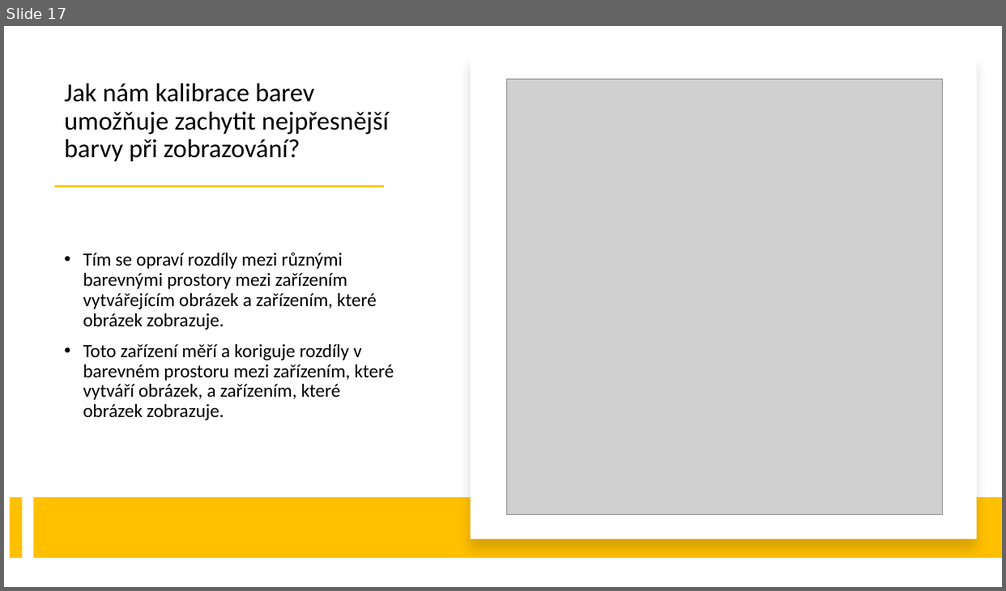
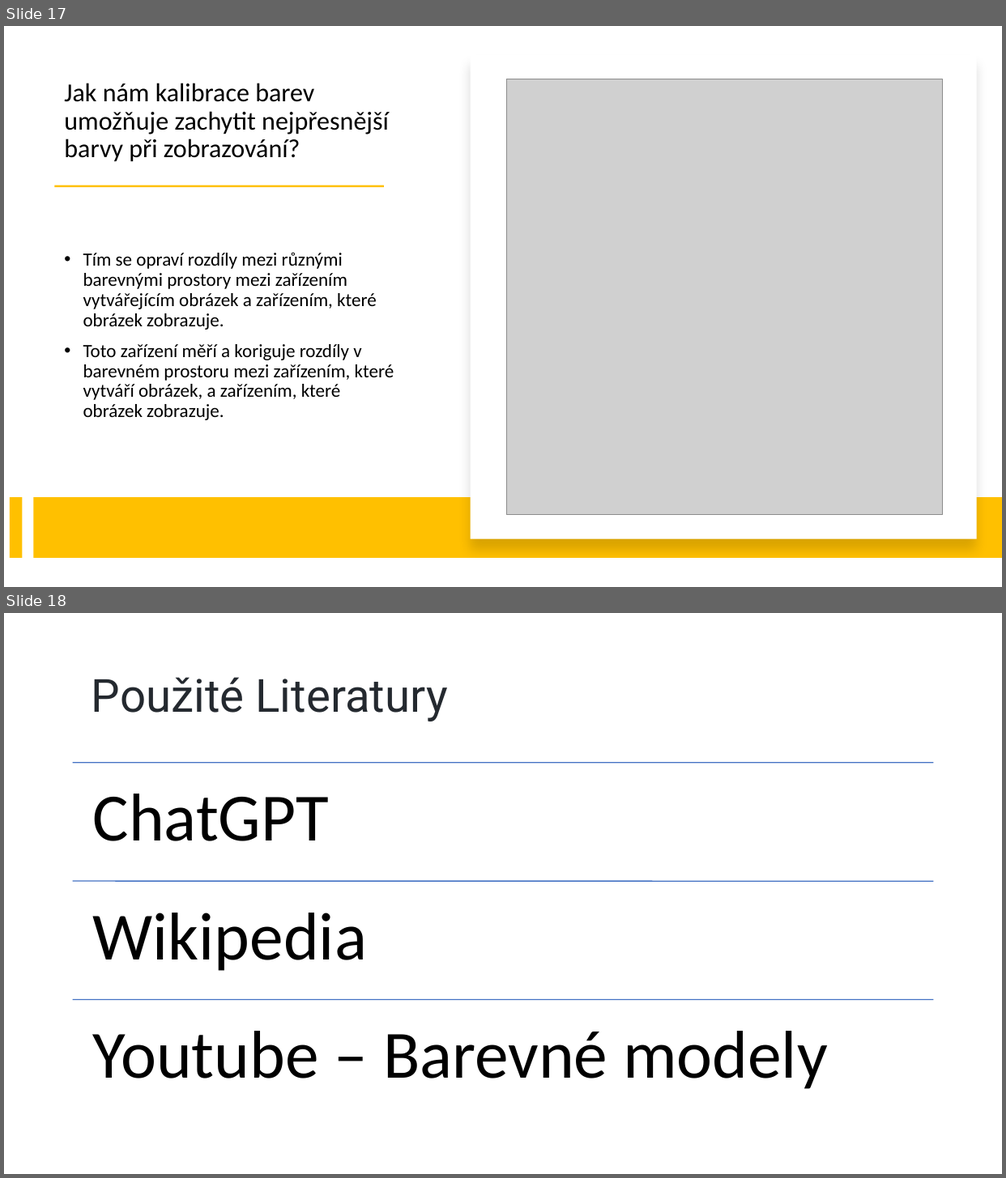
Before and after one commit to ibabayev7/barva, a slide deck: Presentation for IT.pptx. Shown one above the other, each under a label of ours: slide 17 before the commit, slides 17 and 18 after it. The pictures are 1006x591 and 1006x1178 pixels, drawn with LibreOffice and Linux fonts; fonts in the diff are those of the drawing; grey boxes stand for pictures. Boxes give left, top, right and bottom in pixels: in the first picture for what was removed or moved away, otherwise in the second. Text is boxed around its words. In the diff, an @@ line names an element or a change of style, - is before the commit and + after.

Commit message:
abc 3

```diff
--- a/Presentation for IT.pptx
+++ b/Presentation for IT.pptx
@@ slide 18 added at [4,613,1002,1174], background #FFFFFF @@
@@ title added at [91,677,448,722], 44 pt, text #24292F @@
+Použité Literatury
@@ group added at [73,763,934,1089]: 3 lines, 3 texts @@
+ChatGPT
+Wikipedia
+Youtube – Barevné modely
```
Also in this commit, not shown: 1 other slide added.
